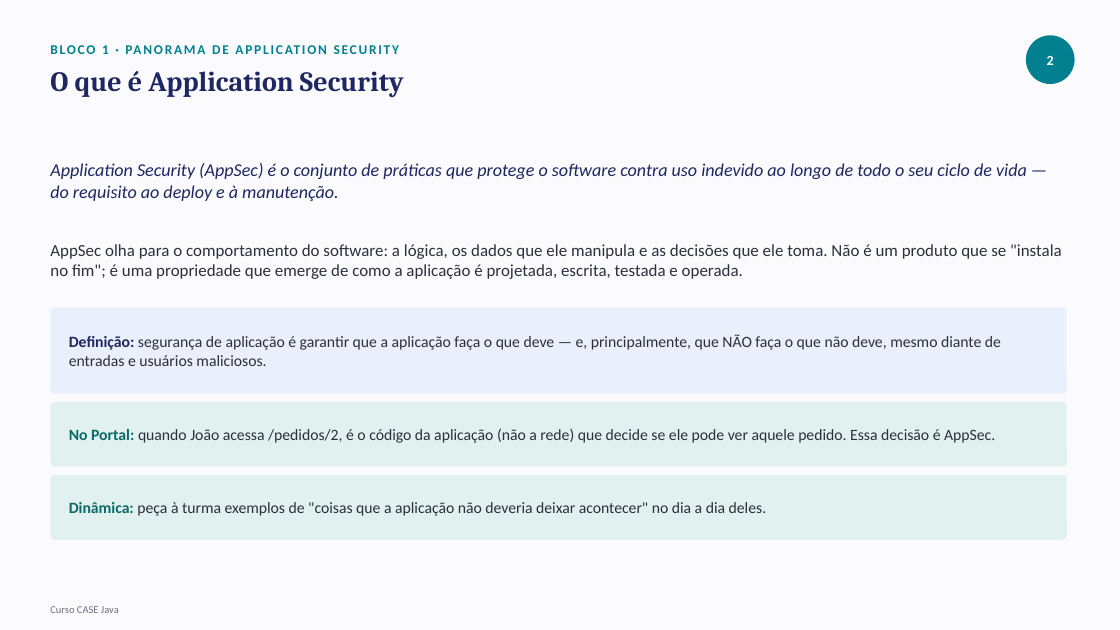
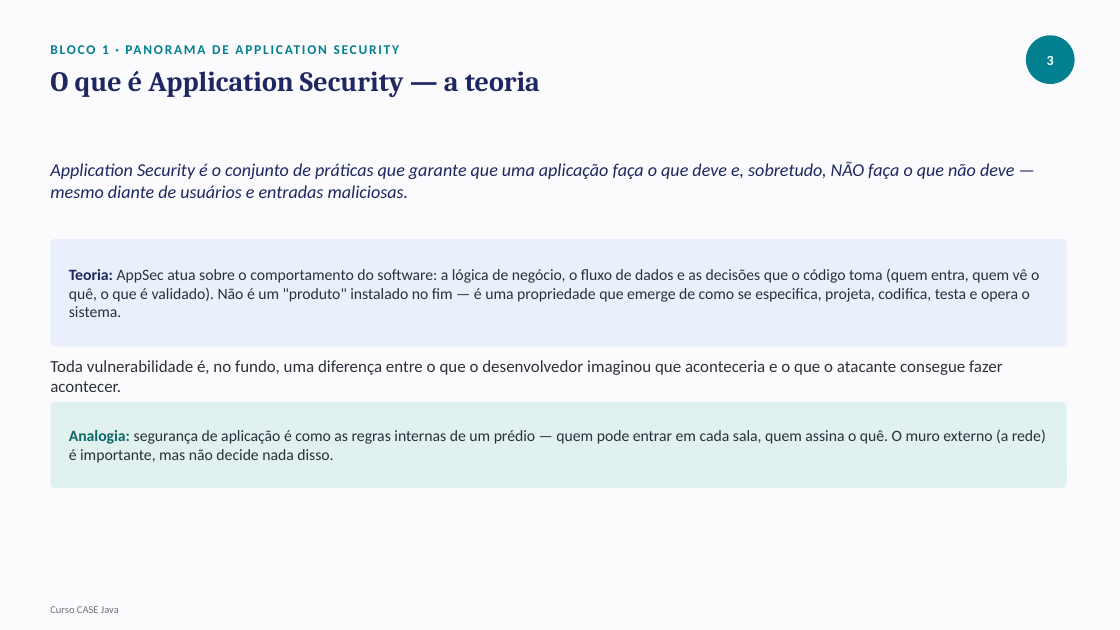
Before and after one commit to tiagocanatelliretechers/curso-case-java, a slide deck: slide 4 of materiais/aula-1/conteudo-aula-1.pptx (slide 3 before the commit). Drawn at 1120x630 pixels with LibreOffice and Linux fonts; fonts in the diff are those of the drawing. Boxes give left, top, right and bottom in pixels: in the first picture for what was removed or moved away, otherwise in the second. Text is boxed around its words. In the diff, an @@ line names an element or a change of style, - is before the commit and + after.

```diff
--- a/materiais/aula-1/conteudo-aula-1.pptx
+++ b/materiais/aula-1/conteudo-aula-1.pptx
@@ text at (x1=50, y1=71, x2=540, y2=97): text changed @@
-O que é Application Security
+O que é Application Security — a teoria
@@ text at (x1=50, y1=161, x2=1014, y2=198): text changed @@
-Application Security (AppSec) é o conjunto de práticas que protege o software contra uso indevido ao longo de todo o seu ciclo de vida — do requisito ao deploy e à manutenção.
+Application Security é o conjunto de práticas que garante que uma aplicação faça o que deve e, sobretudo, NÃO faça o que não deve — mesmo diante de usuários e entradas maliciosas.
@@ rounded rectangle at (x1=50, y1=239, x2=1067, y2=347): proportions changed @@
@@ rounded rectangle resized from (x1=50, y1=308, x2=1067, y2=393) to (x1=50, y1=239, x2=1067, y2=347) @@
@@ text at (x1=69, y1=268, x2=1039, y2=317): text changed; size 14.5 to 13.5 pt @@
-AppSec olha para o comportamento do software: a lógica, os dados que ele manipula e as decisões que ele toma. Não é um produto que se "instala no fim"; é uma propriedade que emerge de como a aplicação é projetada, escrita, testada e operada.
+Teoria: AppSec atua sobre o comportamento do software: a lógica de negócio, o fluxo de dados e as decisões que o código toma (quem entra, quem vê o quê, o que é validado). Não é um "produto" instalado no fim — é uma propriedade que emerge de como se especifica, projeta, codifica, testa e opera o sistema.
@@ text "Teoria: AppSec atua sobre o ..." at (x1=69, y1=268, x2=1039, y2=317): vertical alignment top to middle @@
@@ text "Toda vulnerabilidade é, no fundo, ..." at (x1=50, y1=360, x2=1003, y2=392): vertical alignment middle to top @@
@@ text at (x1=50, y1=360, x2=1003, y2=392): text changed; size 13.5 to 14.5 pt @@
-Definição: segurança de aplicação é garantir que a aplicação faça o que deve — e, principalmente, que NÃO faça o que não deve, mesmo diante de entradas e usuários maliciosos.
+Toda vulnerabilidade é, no fundo, uma diferença entre o que o desenvolvedor imaginou que aconteceria e o que o atacante consegue fazer acontecer.
@@ rounded rectangle resized from (x1=50, y1=402, x2=1067, y2=467) to (x1=50, y1=402, x2=1067, y2=488) @@
@@ rounded rectangle at (x1=50, y1=402, x2=1067, y2=488): proportions changed @@
@@ text at (x1=69, y1=429, x2=1046, y2=463): text changed @@
-No Portal: quando João acessa /pedidos/2, é o código da aplicação (não a rede) que decide se ele pode ver aquele pedido. Essa decisão é AppSec.
+Analogia: segurança de aplicação é como as regras internas de um prédio — quem pode entrar em cada sala, quem assina o quê. O muro externo (a rede) é importante, mas não decide nada disso.
@@ rounded rectangle removed at (x1=50, y1=476, x2=1067, y2=540) @@
@@ text removed at (x1=69, y1=502, x2=767, y2=516) @@
-Dinâmica: peça à turma exemplos de "coisas que a aplicação não deveria deixar acontecer" no dia a dia deles.
```
Also in this commit, not shown: 31 other slides changed, 22 slides added, 5 slides removed, 1 other file.
